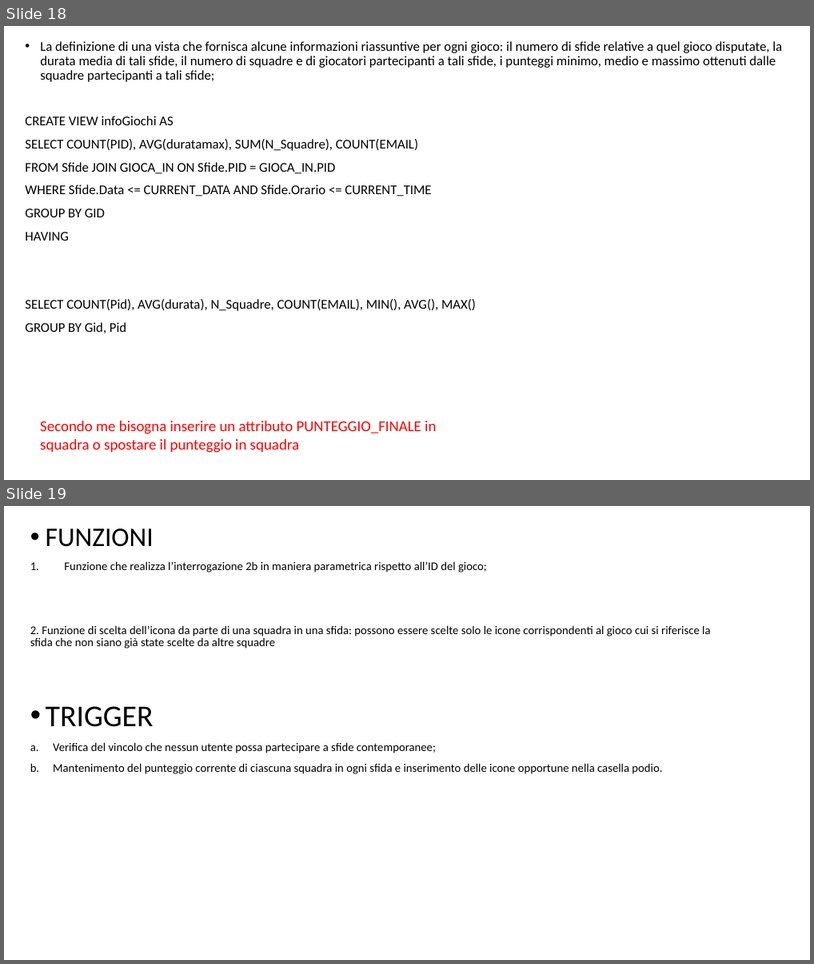
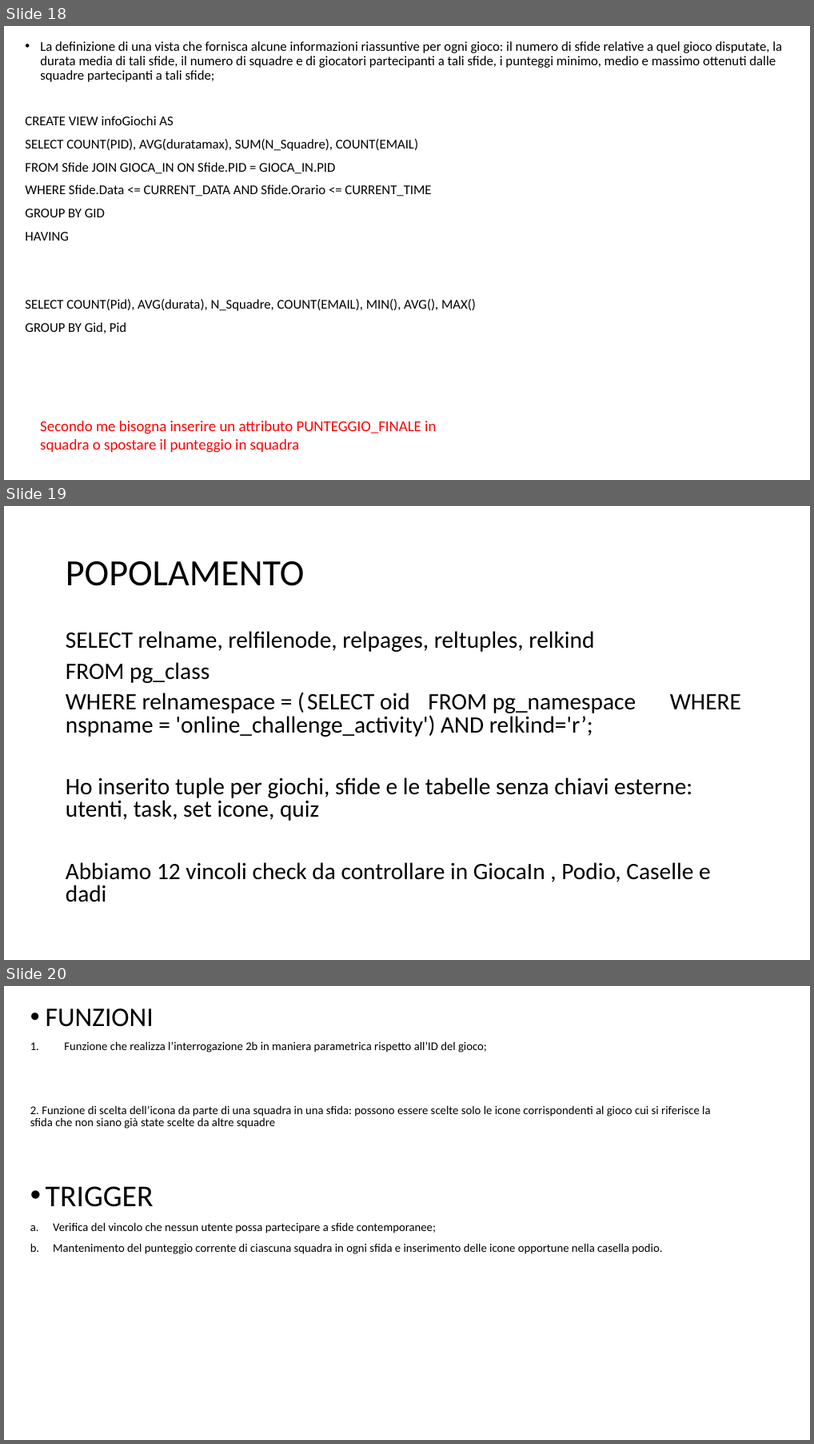
Before and after one commit to DavideGit-cs/BD_Progetto_Gruppo11, a slide deck: Vincoli_Domini_BDProgetto_finale.pptx. Shown one above the other, each under a label of ours: slides 18 and 19 before the commit, slides 18, 19 and 20 after it. The pictures are 814x964 and 814x1444 pixels, drawn with LibreOffice and Linux fonts; fonts in the diff are those of the drawing. Boxes give left, top, right and bottom in pixels: in the first picture for what was removed or moved away, otherwise in the second. Text is boxed around its words. In the diff, an @@ line names an element or a change of style, - is before the commit and + after.

Commit message:
Popolamento database

```diff
--- a/Vincoli_Domini_BDProgetto_finale.pptx
+++ b/Vincoli_Domini_BDProgetto_finale.pptx
@@ slide 19 added at (x1=4, y1=506, x2=810, y2=960), background #FFFFFF @@
@@ title added at (x1=66, y1=561, x2=305, y2=586), 44 pt, text #000000 @@
+POPOLAMENTO
@@ text added at (x1=66, y1=631, x2=711, y2=902), 28 pt, text #000000 @@
+SELECT relname, relfilenode, relpages, reltuples, relkind
+FROM pg_class
+WHERE relnamespace = ( SELECT oid FROM pg_namespace WHERE nspname = 'online_challenge_activity') AND relkind='r’;
+Ho inserito tuple per giochi, sfide e le tabelle senza chiavi esterne: utenti, task, set icone, quiz
+Abbiamo 12 vincoli check da controllare in GiocaIn , Podio, Caselle e dadi
@@ what was slide 19 is now slide 20 @@
```
Also in this commit, not shown: 7 slides changed, 3 other files.
